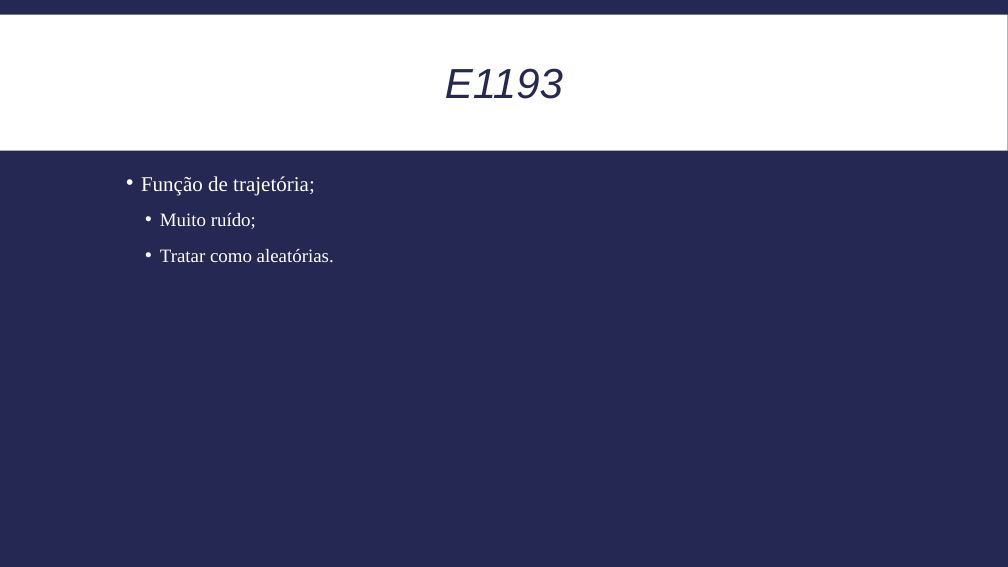
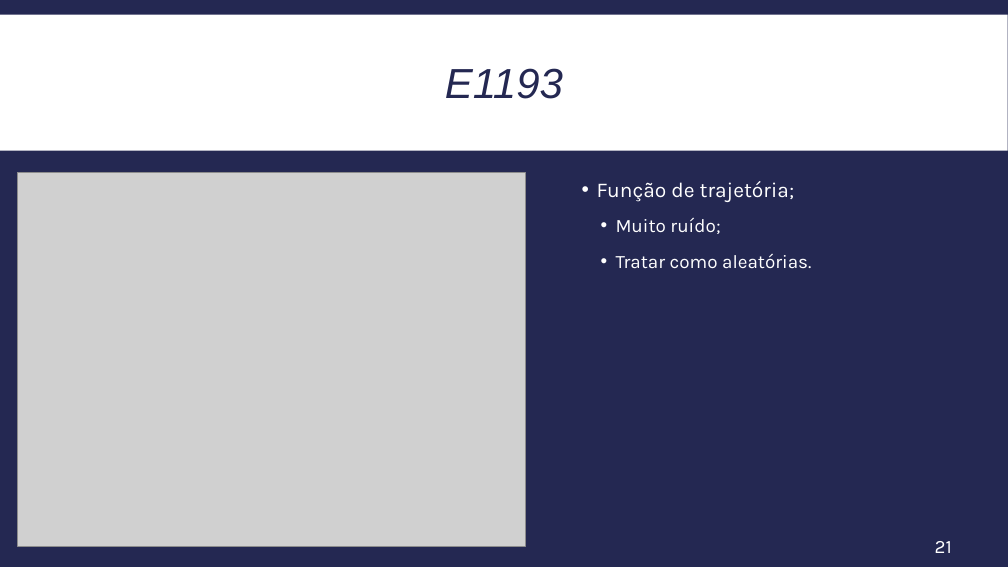
Before and after one commit to itff/Seminarios2, a slide deck: slide 21 of Apresentacao_Editado.pptx (slide 22 before the commit). Drawn at 1008x567 pixels with LibreOffice and Linux fonts; fonts in the diff are those of the drawing; grey boxes stand for pictures. Boxes give left, top, right and bottom in pixels: in the first picture for what was removed or moved away, otherwise in the second. Text is boxed around its words. In the diff, an @@ line names an element or a change of style, - is before the commit and + after.

```diff
--- a/Apresentacao_Editado.pptx
+++ b/Apresentacao_Editado.pptx
@@ picture added at box(17, 172, 526, 546) @@
@@ text "Função de trajetória;": place and size @@
-text "Função de trajetória;" at box(141, 176, 334, 263)
+text "Função de trajetória;" at box(597, 181, 811, 269)
@@ text "Função de trajetória;" at box(597, 181, 811, 269): font Times New Roman to Karla @@
@@ page number added at box(935, 541, 952, 553), 18 pt, text #FFFFFF @@
+21
```
Also in this commit, not shown: 31 other slides changed, 1 slide removed.
